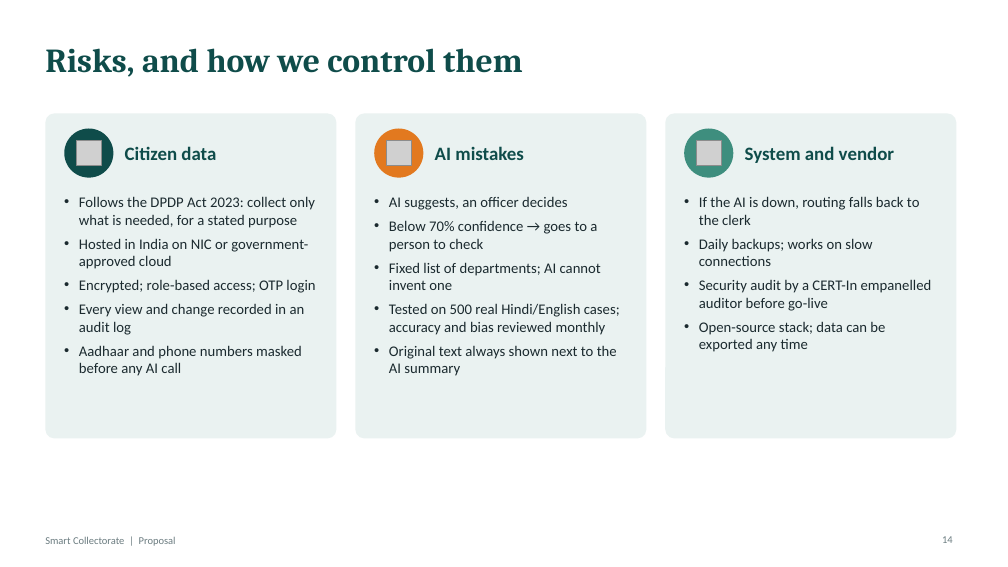
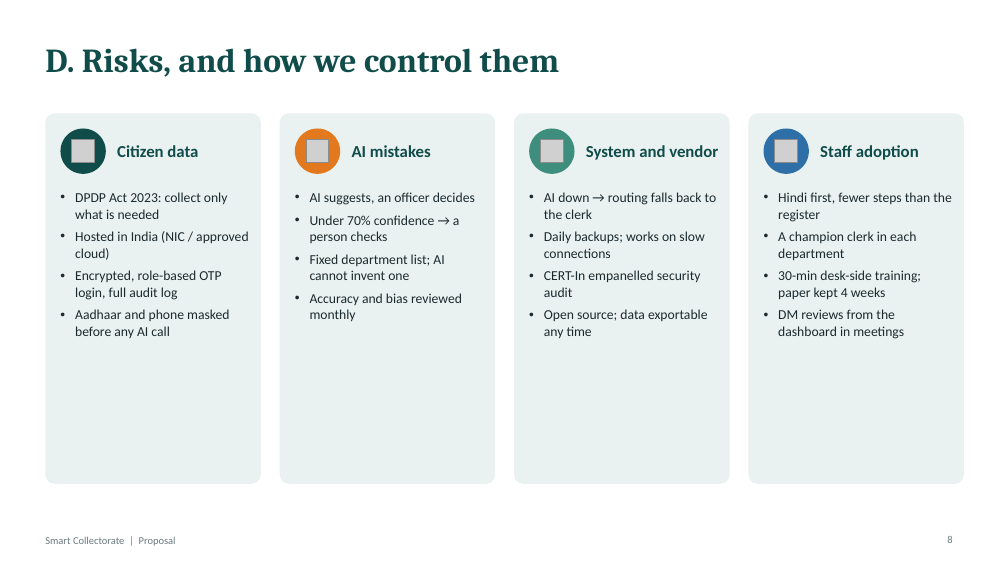
Before and after one commit to easycodewithme/Assignemnt-Automation, a slide deck: slide 8 of presentation/Smart_Collectorate_Proposal.pptx (slide 14 before the commit). Drawn at 1008x567 pixels with LibreOffice and Linux fonts; fonts in the diff are those of the drawing; grey boxes stand for pictures. Boxes give left, top, right and bottom in pixels: in the first picture for what was removed or moved away, otherwise in the second. Text is boxed around its words. In the diff, an @@ line names an element or a change of style, - is before the commit and + after.

```diff
--- a/presentation/Smart_Collectorate_Proposal.pptx
+++ b/presentation/Smart_Collectorate_Proposal.pptx
@@ title at [45, 48, 560, 77]: text changed @@
-Risks, and how we control them
+D. Risks, and how we control them
@@ rounded rectangle: place and size @@
-rounded rectangle at [45, 113, 337, 439]
+rounded rectangle at [45, 113, 261, 484]
@@ proportions changed in 3 elements at [45, 113, 261, 484], [749, 113, 964, 484], [280, 113, 495, 484] @@
@@ rounded rectangle: place and size @@
-rounded rectangle at [355, 113, 647, 439]
+rounded rectangle at [280, 113, 495, 484]
@@ rounded rectangle added at [514, 113, 730, 484], fill #EAF2F1 @@
@@ rounded rectangle: place and size @@
-rounded rectangle at [665, 113, 957, 439]
+rounded rectangle at [749, 113, 964, 484]
@@ ellipse: place and size @@
-ellipse at [64, 129, 113, 178]
+ellipse at [60, 129, 106, 174]
@@ picture: place and size @@
-picture at [76, 141, 101, 166]
+picture at [72, 140, 95, 163]
@@ text "Citizen data": place and size @@
-text "Citizen data" at [125, 146, 216, 160]
+text "Citizen data" at [117, 145, 198, 157]
@@ ellipse: place and size @@
-ellipse at [374, 129, 423, 178]
+ellipse at [295, 129, 340, 174]
@@ picture: place and size @@
-picture at [386, 141, 411, 166]
+picture at [306, 140, 329, 163]
@@ text "AI mistakes": place and size @@
-text "AI mistakes" at [435, 146, 524, 160]
+text "AI mistakes" at [352, 145, 431, 157]
@@ ellipse: place and size @@
-ellipse at [684, 129, 734, 178]
+ellipse at [529, 129, 575, 174]
@@ picture: place and size @@
-picture at [696, 141, 721, 166]
+picture at [541, 140, 563, 163]
@@ size 18 to 16 pt in 3 elements at [117, 145, 198, 157], [352, 145, 431, 157], [586, 145, 718, 160] @@
@@ text "System and vendor": place and size @@
-text "System and vendor" at [745, 146, 894, 163]
+text "System and vendor" at [586, 145, 718, 160]
@@ ellipse added at [764, 129, 809, 174], fill #2E6FA7 @@
@@ picture added at [775, 140, 798, 163] @@
@@ text added at [820, 145, 919, 160], 16 pt, text #0F4C4A, bold @@
+Staff adoption
@@ text at [75, 192, 248, 338]: text changed; size 14 to 13 pt @@
-• Follows the DPDP Act 2023: collect only what is needed, for a stated purpose
-• Hosted in India on NIC or government-approved cloud
-• Encrypted; role-based access; OTP login
-• Every view and change recorded in an audit log
-• Aadhaar and phone numbers masked before any AI call
+• DPDP Act 2023: collect only what is needed
+• Hosted in India (NIC / approved cloud)
+• Encrypted, role-based OTP login, full audit log
+• Aadhaar and phone masked before any AI call
@@ text "AI suggests, an officer decides": place and size @@
-text "AI suggests, an officer decides" at [389, 197, 620, 376]
+text "AI suggests, an officer decides" at [310, 192, 475, 321]
@@ text at [310, 192, 475, 205]: size 14 to 13 pt in "AI suggests, an officer decides" @@
@@ text "AI down → routing falls ...": place and size @@
-text "AI down → routing falls ..." at [699, 196, 932, 352]
+text "AI down → routing falls ..." at [544, 192, 717, 338]
@@ text at [544, 192, 717, 219]: text changed; size 14 to 13 pt @@
-• If the AI is down, routing falls back to the clerk
+• AI down → routing falls back to the clerk
@@ text added at [778, 192, 951, 339], 13 pt, text #1B2A2F @@
+• Hindi first, fewer steps than the register
+• A champion clerk in each department
+• 30-min desk-side training; paper kept 4 weeks
+• DM reviews from the dashboard in meetings
@@ text at [310, 215, 462, 321]: text changed; size 14 to 13 pt @@
-• Below 70% confidence → goes to a person to check
-• Fixed list of departments; AI cannot invent one
-• Tested on 500 real Hindi/English cases; accuracy and bias reviewed monthly
-• Original text always shown next to the AI summary
+• Under 70% confidence → a person checks
+• Fixed department list; AI cannot invent one
+• Accuracy and bias reviewed monthly
@@ text at [544, 231, 704, 258]: size 14 to 13 pt in "Daily backups; works on slow connections" @@
@@ text at [544, 270, 708, 338]: text changed; size 14 to 13 pt @@
-• Security audit by a CERT-In empanelled auditor before go-live
-• Open-source stack; data can be exported any time
+• CERT-In empanelled security audit
+• Open source; data exportable any time
@@ page number at [947, 536, 952, 543]: text changed @@
-14
+8
```
Also in this commit, not shown: 3 other slides changed, 4 slides added, 14 slides removed, 1 other file.
